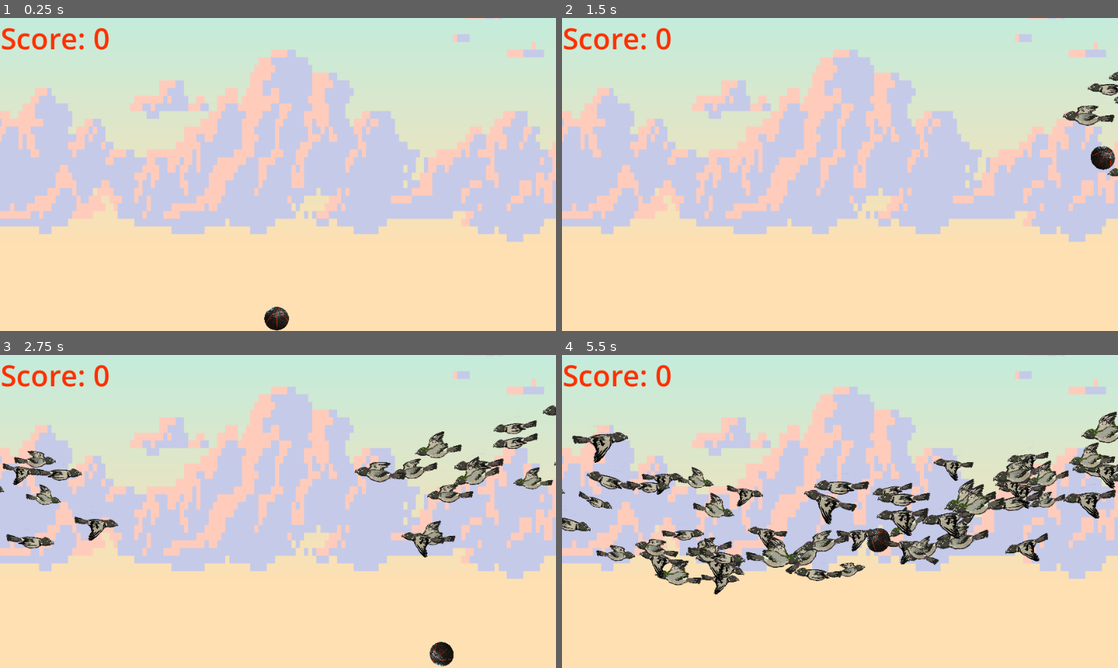
Above: before the commit, frames 1-4 (two rows, left to right).
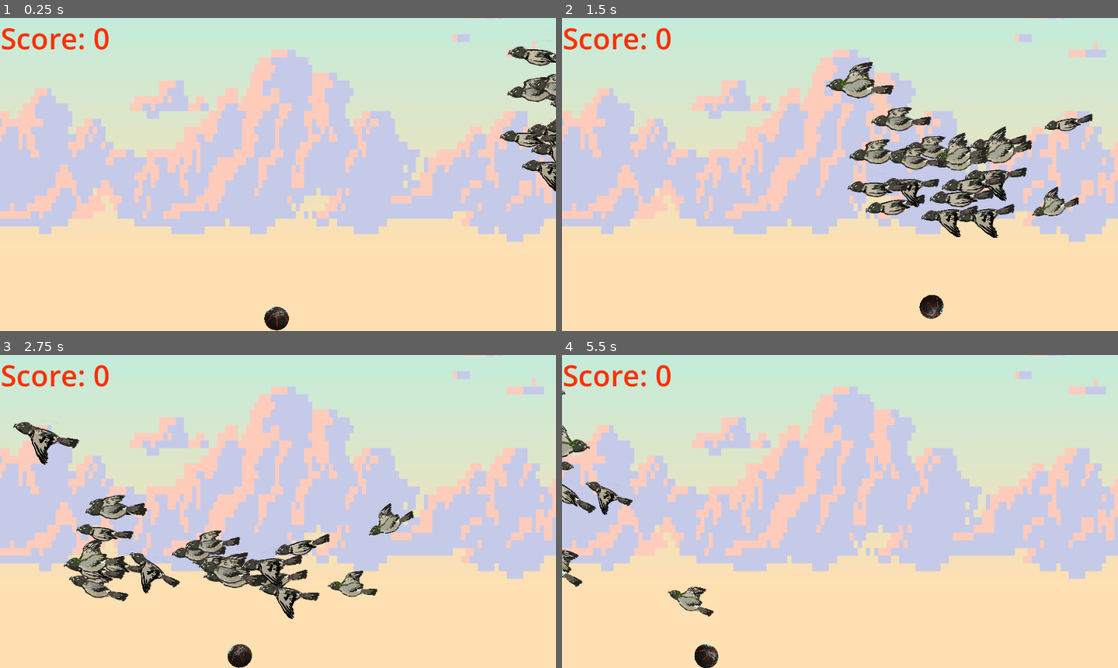
Above: after the commit, the same moments.

Repository: terebigeemu/utsjam
Game: Godot game, scene res://main.tscn
Same seed, same stepped clock (60 frames per second), same inputs: the game is played once before the commit and once after it.
Inputs (mouse positions are in pixels of both pictures, inside the frame that each line leads up to):
- Up to frame 1 (0.25 s): no input
- Up to frame 2 (1.5 s): move the mouse to (962, 158) at 0.52 s; click (962, 158) at 0.6 s; move the mouse to (728, 190) at 1.27 s; click (728, 190) at 1.35 s
- Up to frame 3 (2.75 s): move the mouse to (333, 442) at 2.02 s; click (333, 442) at 2.1 s
- Up to frame 4 (5.5 s): move the mouse to (812, 574) at 2.77 s; click (812, 574) at 2.85 s; move the mouse to (1006, 558) at 3.52 s; click (1006, 558) at 3.6 s; move the mouse to (673, 464) at 4.27 s; click (673, 464) at 4.35 s; move the mouse to (867, 511) at 5.02 s; click (867, 511) at 5.1 s

The runs differ from the first frame. In frame 1, 1.8% of the frame differs, in the area x 89-100%, y 9-56%; in frame 2, 8.1%; in frame 3, 11%; in frame 4, 14%, in the area x 0-100%, y 11-100%.

Commit message:
Merge bird scene from test

Diff:
--- a/Scripts/Timers.gd
+++ b/Scripts/Timers.gd
@@ -3,28 +3,27 @@
 const bird = preload("res://test/test_bird.tscn")
 
 func _ready():
+	pigeon_spawn()
 	_random_time()
 
 func _random_time():
-	var spawnTime = randf_range(0.3, 2.0)
+	var spawnTime = randf_range(3.0, 7.0)
 	$SpawnTimer.start(spawnTime)
 
+func _on_spawn_timer_timeout() -> void:
+	pigeon_spawn()
 
-func _on_spawn_timer_timeout() -> void:
+func pigeon_spawn():
+	var dir := bool(randi() % 2)
 	for i in range(20):
+		var instance = bird.instantiate()
 		var pos := Vector2.from_angle(2*PI*randf())
 		pos *= 100 * randf()
 		pos += Vector2(-100,randf_range(100,200))
-		pigeon_spawn(pos)
-
-func pigeon_spawn(pos):
-	var instance = bird.instantiate()
-#	# randomly give them the diff stuff
-
-	if randf() < 0.5:
-		instance.scale.x = -1
-		# very naughty practice
-		instance.position = pos - Vector2(100,0)
-	else:
-		instance.position = pos + Vector2(960+200,0)
-	add_child(instance)
+		if not dir:
+			instance.scale.x = -1
+			# very naughty practice
+			instance.position = pos - Vector2(100,0)
+		else:
+			instance.position = pos + Vector2(960+200,0)
+		add_child(instance)
--- a/scripts/test_bird.gd
+++ b/scripts/test_bird.gd
@@ -12,6 +12,7 @@
 	sprite.frame = randi() % sprite.sprite_frames.get_frame_count("flap")
 	# Vary the bird size
 	var resizing : float = 0.16 + 0.1 * randf()
+	resizing *= 1.3
 	sprite.scale = Vector2(resizing,resizing)
 	collision_shape.scale = Vector2(resizing*5,resizing*5)
 	# original size is 400px
@@ -44,7 +45,7 @@
 	if sprite.rotation < - PI/2 or sprite.rotation > PI/2:
 		sprite.rotation = (-0.01 + 0.15 * randf())
 	var translation := Vector2.from_angle(sprite.rotation - 0.226).normalized()
-	physics.position += translation * - sprite_speed * 300 * delta
+	physics.position += translation * - sprite_speed * 500 * delta
 	#physics.position = sprite.position
 	# Force the bird to fly up if it is crashing into the ground
 	if sprite.global_position.y > 350:
--- a/test/test_flock_scene.gd
+++ b/test/test_flock_scene.gd
@@ -6,32 +6,31 @@
 # Timer Function from Thomas
 
 func _ready():
+	pigeon_spawn()
 	_random_time()
 
 func _random_time():
-	var spawnTime = randf_range(0.3, 2.0)
+	var spawnTime = randf_range(3.0, 7.0)
 	$Timer.start(spawnTime)
 
 func _on_spawn_timer_timeout() -> void:
-	for i in range(100):
+	pigeon_spawn()
+# Modified Loop from Leo
+func pigeon_spawn():
+	var dir := bool(randi() % 2)
+	for i in range(20):
+		var instance = bird_node.instantiate()
 		var pos := Vector2.from_angle(2*PI*randf())
 		pos *= 100 * randf()
-		pos += Vector2(-100,randf_range(120,380))
-		pigeon_spawn(pos)
-var h_pos : int
-func pigeon_spawn(pos):
-	var instance = bird_node.instantiate()
-#	# randomly give them the diff stuff
+		pos += Vector2(-100,randf_range(100,200))
+		if not dir:
+			instance.scale.x = -1
+			# very naughty practice
+			instance.position = pos - Vector2(100,0)
+		else:
+			instance.position = pos + Vector2(960+200,0)
+		add_child(instance)
 
-	if randf() < 0.5:
-		instance.scale.x = -1
-		# very naughty practice
-		instance.position = pos - Vector2(100,0)
-	else:
-		instance.position = pos + Vector2(960+200,0)
-	add_child(instance)
-
-#func _process(delta : float)
 
 # if told to die or makes contact with the ball, just change
 # it to a dropping bird animation
